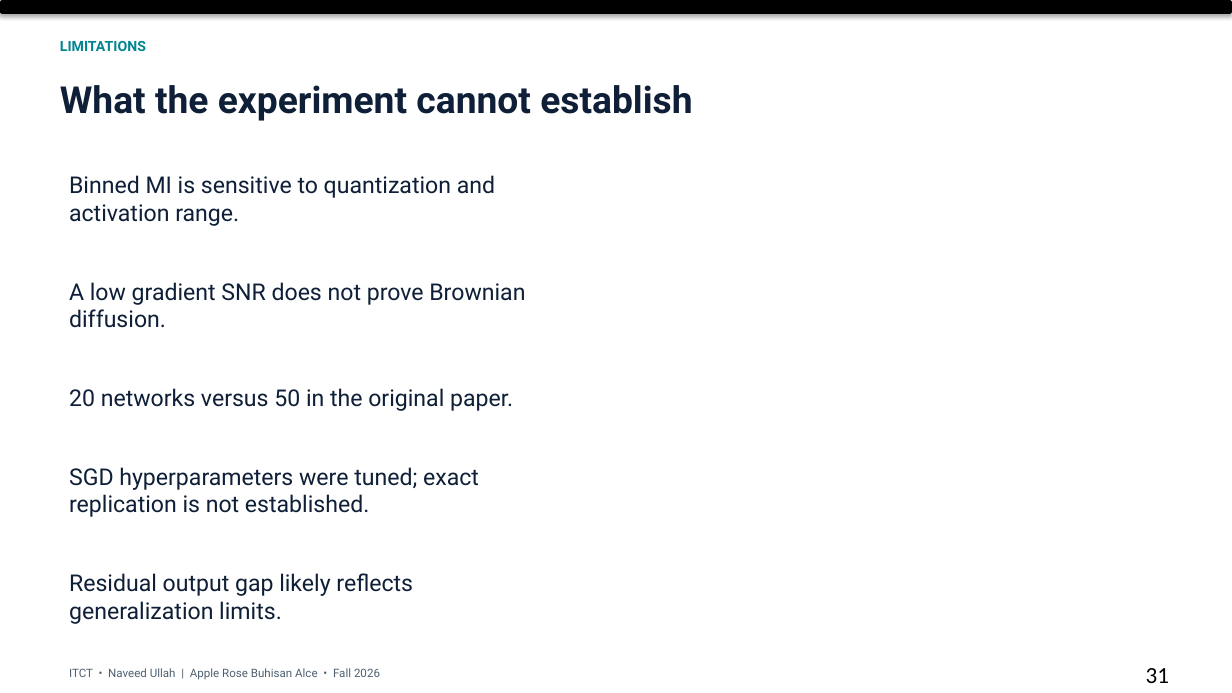
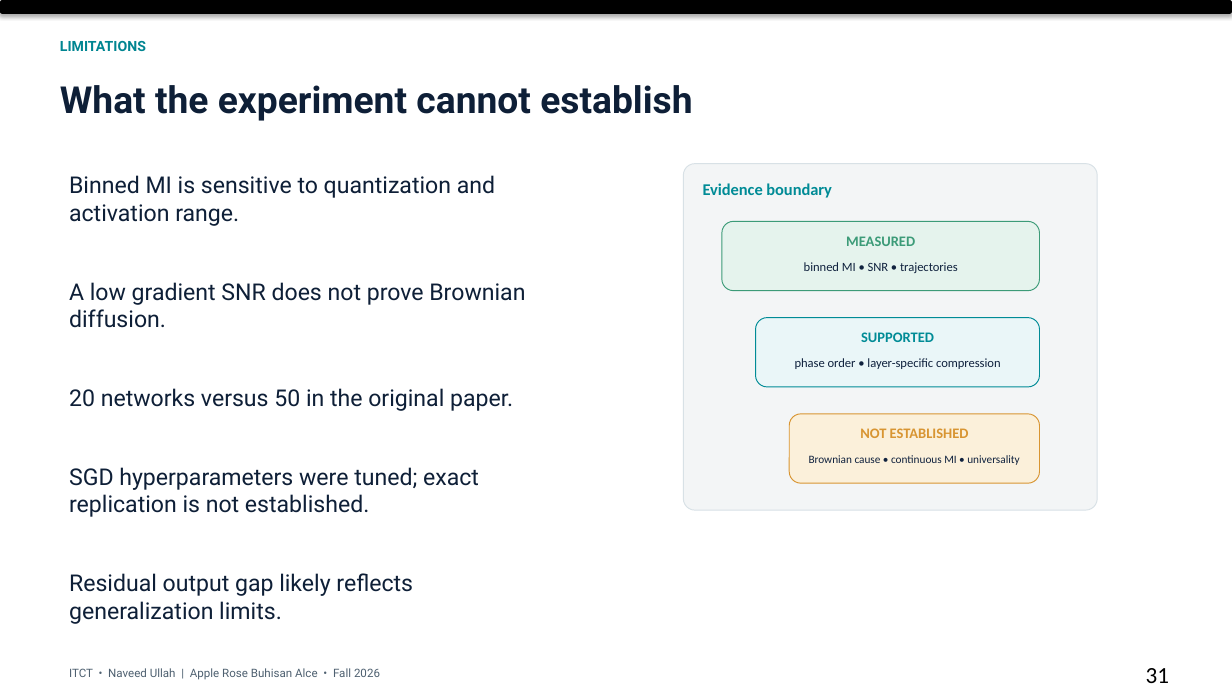
Before and after one commit to arba318/information-plane-lab, a slide deck: slide 31 of dist/artifacts/ITCT_Final_Presentation.pptx. Drawn at 1232x693 pixels with LibreOffice and Linux fonts; fonts in the diff are those of the drawing. Boxes give left, top, right and bottom in pixels: in the first picture for what was removed or moved away, otherwise in the second. Text is boxed around its words. In the diff, an @@ line names an element or a change of style, - is before the commit and + after.

```diff
--- a/dist/artifacts/ITCT_Final_Presentation.pptx
+++ b/dist/artifacts/ITCT_Final_Presentation.pptx
@@ rounded rectangle added at [684, 164, 1098, 510], fill #F3F5F6, outline #D8E1E6 0.75 pt @@
@@ text added at [703, 183, 832, 198], 12.8 pt, text #008B96, bold @@
+Evidence boundary
@@ rounded rectangle added at [722, 222, 1040, 291], fill #E5F3ED, outline #3C9B78 0.75 pt @@
@@ text added at [846, 236, 915, 246], 11.2 pt, text #3C9B78, bold @@
+MEASURED
@@ text added at [804, 262, 958, 273], 9.8 pt, text #10223E @@
+binned MI • SNR • trajectories
@@ rounded rectangle added at [756, 318, 1040, 387], fill #EAF6F8, outline #008B96 0.75 pt @@
@@ text added at [795, 358, 1001, 369], 9.8 pt, text #10223E @@
+phase order • layer-specific compression
@@ text added at [861, 332, 934, 342], 11.2 pt, text #008B96, bold @@
+SUPPORTED
@@ rounded rectangle added at [789, 414, 1040, 483], fill #FBF0DA, outline #D89532 0.75 pt @@
@@ text added at [860, 428, 969, 438], 11.2 pt, text #D89532, bold @@
+NOT ESTABLISHED
@@ text added at [809, 455, 1019, 465], 8.8 pt, text #10223E @@
+Brownian cause • continuous MI • universality
```
Also in this commit, not shown: 11 other slides changed, 1 other file.
